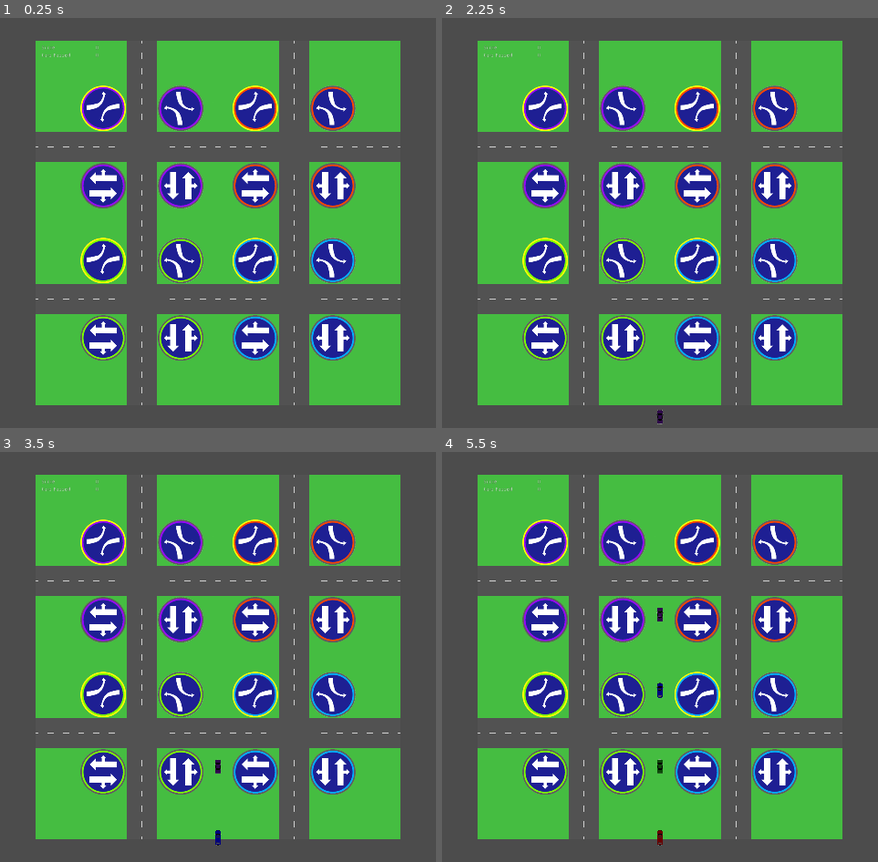
Above: before the commit, frames 1-4 (two rows, left to right).
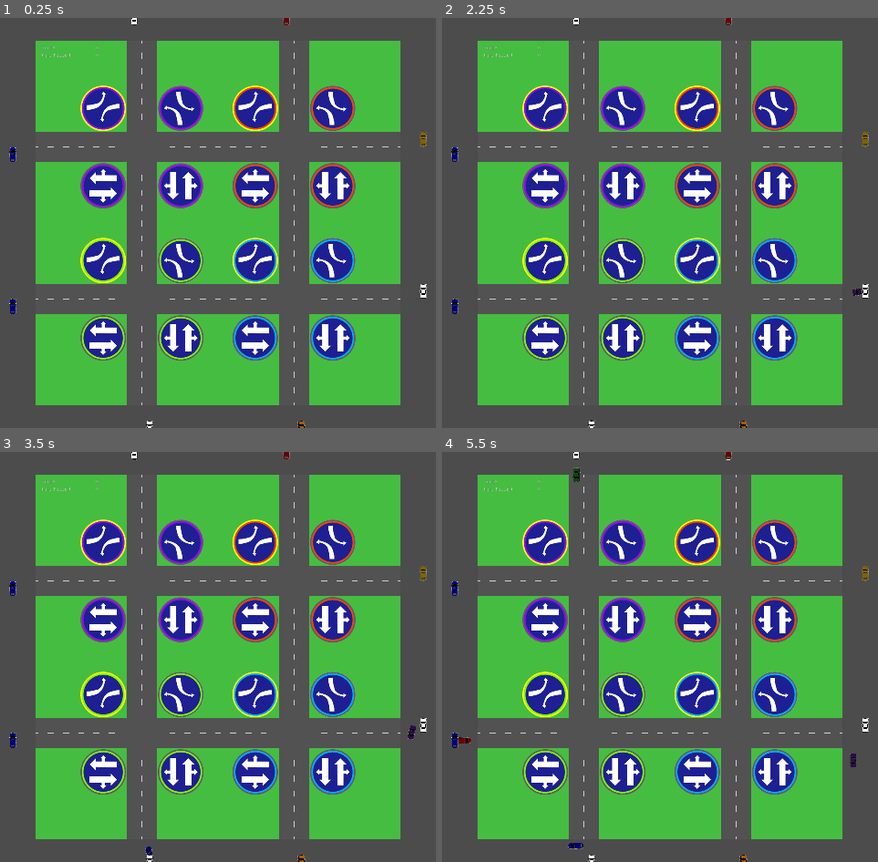
Above: after the commit, the same moments.

Repository: nicohi/terrific-lights-multiplayer
Game: Godot game, scene res://Map.tscn
Same seed, same stepped clock (60 frames per second), same inputs: the game is played once before the commit and once after it.
Inputs (mouse positions are in pixels of both pictures, inside the frame that each line leads up to):
- Up to frame 1 (0.25 s): no input
- Up to frame 2 (2.25 s): tap Enter at 0.5, 2 s; move the mouse to (821, 202) at 0.52 s; click (821, 202) at 0.67 s; tap Space at 1.25 s; move the mouse to (516, 243) at 1.27 s; click (516, 243) at 1.42 s; move the mouse to (734, 132) at 2.02 s; click (734, 132) at 2.17 s
- Up to frame 3 (3.5 s): tap Space at 2.75 s; move the mouse to (183, 739) at 2.77 s; click (183, 739) at 2.92 s
- Up to frame 4 (5.5 s): move the mouse to (outside the picture) at 3.52 s; click (outside the picture) at 3.67 s; move the mouse to (outside the picture) at 4.27 s; click (outside the picture) at 4.42 s; tap Enter at 5 s; move the mouse to (694, 657) at 5.02 s; click (694, 657) at 5.17 s

The runs differ from the first frame. In frame 1, 0.3% of the frame differs, in the area x 2-98%, y 0-100%; in frame 2, 0.4%; in frame 3, 0.5%; in frame 4, 0.7%.

Commit message:
The cars have their speed set to 1 tile per second.

Diff:
--- a/Car/Car.gd
+++ b/Car/Car.gd
@@ -5,6 +5,12 @@
 # this signal is emitted when the car goes out of view
 signal car_exited(car, points)
 signal game_over
+
+enum {
+	STRAIGHT_AHEAD,
+	TURNING,
+	TURNED
+}
 
 # direction vectors
 const LEFT = Vector2(-1, 0)
@@ -13,12 +19,12 @@
 const DOWN = Vector2(0, 1)
 
 # constants for car control
-const ACCELERATION := 100
-const MAX_SPEED := 200
-const TURNING_SPEED := 75
-const FRICTION := 100
+const ACCELERATION := Globals.TILE_SIDE_LEN / 2
+const MAX_SPEED := Globals.TILE_SIDE_LEN
+const TURNING_SPEED_LEFT := Globals.TILE_SIDE_LEN * .875
+const TURNING_SPEED_RIGHT := Globals.TILE_SIDE_LEN * .625
+const FRICTION := Globals.TILE_SIDE_LEN / 2
 const DIRECTIONS := [LEFT, RIGHT, UP]
-const PADDING := 50
 const START_DIR := UP
 const MAX_POINTS := 99
 
@@ -27,9 +33,9 @@
 var direction := Vector2.ZERO # the direction to turn to
 var current_speed := MAX_SPEED
 var speed_modifier := ACCELERATION
-var turn_done := false # true when the turn is complete
 var drive := false # if true, the car can proceed
 var points := MAX_POINTS
+var turn_state := STRAIGHT_AHEAD
 
 var timer: Timer
 
@@ -57,10 +63,32 @@
 	whiteCar2
 ]
 
-onready var start_pos := Vector2(
-	get_viewport_rect().size.x / 2,
-	get_viewport_rect().size.y + PADDING
-)
+onready var zero_corner := get_viewport_rect().size / 2 - Vector2(540, 540)
+onready var start_pos_nwn := zero_corner + Vector2(8 * Globals.TILE_SIDE_LEN, 0)
+onready var start_pos_nww := zero_corner + Vector2(0, 9 * Globals.TILE_SIDE_LEN)
+onready var start_pos_nen := zero_corner + Vector2(18 * Globals.TILE_SIDE_LEN, 0)
+onready var start_pos_nee := zero_corner + Vector2(27 * Globals.TILE_SIDE_LEN, 8 * Globals.TILE_SIDE_LEN)
+onready var start_pos_sww := zero_corner + Vector2(0, 19 * Globals.TILE_SIDE_LEN)
+onready var start_pos_sws := zero_corner + Vector2(9 * Globals.TILE_SIDE_LEN, 27 * Globals.TILE_SIDE_LEN)
+onready var start_pos_ses := zero_corner + Vector2(19 * Globals.TILE_SIDE_LEN, 27 * Globals.TILE_SIDE_LEN)
+onready var start_pos_see := zero_corner + Vector2(27 * Globals.TILE_SIDE_LEN, 18 * Globals.TILE_SIDE_LEN)
+
+onready var south_facing_start_positions = [start_pos_nwn, start_pos_nen]
+onready var east_facing_start_positions = [start_pos_nww, start_pos_sww]
+onready var north_facing_start_positions = [start_pos_ses, start_pos_sws]
+onready var west_facing_start_positions = [start_pos_nee, start_pos_see]
+
+onready var start_positions = [
+	start_pos_nwn,
+	start_pos_nww,
+	start_pos_nen,
+	start_pos_nee,
+	start_pos_see,
+	start_pos_ses,
+	start_pos_sws,
+	start_pos_sww
+]
+
 onready var sprite := $Sprite
 onready var animationPlayer := $AnimationPlayer
 
@@ -87,19 +115,40 @@
 func _get_direction() -> Vector2:
 	return DIRECTIONS[randi() % DIRECTIONS.size()]
 
+func _get_start_direction() -> Vector2:
+	if south_facing_start_positions.has(self.position):
+		return DOWN
+	elif east_facing_start_positions.has(self.position):
+		return RIGHT
+	elif north_facing_start_positions.has(self.position):
+		return UP
+	else:
+		return LEFT
+
+
 # resets the car to be ready to head for a new adventure
 func _reset_car():
+	turn_state = STRAIGHT_AHEAD
+
 	sprite.texture = carTextures[randi() % carTextures.size()]
-	self.position = start_pos
-	input_vector = START_DIR
+
+	self.position = start_positions[randi() % start_positions.size()]
+
+	self.input_vector = _get_start_direction()
+
 	velocity = Vector2.ZERO
+
 	direction = _get_direction()
+
 	current_speed = MAX_SPEED
 	speed_modifier = ACCELERATION
-	turn_done = false
+
 	drive = false
+
 	points = MAX_POINTS
+
 	timer.stop()
+
 	animationPlayer.play("DriveStraight")
 
 # returns true if the car is out of the screens view
@@ -107,32 +156,52 @@
 	var window_size = get_viewport_rect().size
 
 	return (
-		self.position.y < -PADDING or
-		self.position.y > window_size.y + PADDING or
-		self.position.x < -PADDING or
-		self.position.x > window_size.x + PADDING
+		self.position.y < -5 or
+		self.position.y > 540 * 2 + 5 or
+		self.position.x < zero_corner.x - 5 or
+		self.position.x > zero_corner.x + 540 * 2 + 5
 	)
 
+func _make_a_turn():
+	match direction:
+		RIGHT:
+			animationPlayer.play("TurnRight")
+			current_speed = TURNING_SPEED_RIGHT
+			input_vector = input_vector.rotated(PI / 2)
+
+		LEFT:
+			animationPlayer.play("TurnLeft")
+			current_speed = TURNING_SPEED_LEFT
+			input_vector = input_vector.rotated(3 * PI / 2)
+
+		_:
+			animationPlayer.play("DriveStraight")
+			current_speed = MAX_SPEED
+
+	speed_modifier = FRICTION
+	turn_state = TURNING
+
+func _finish_turning():
+	animationPlayer.play("DriveStraight")
+
+	current_speed = MAX_SPEED
+	speed_modifier = ACCELERATION
+
+	turn_state = STRAIGHT_AHEAD
+	direction = _get_direction()
+
 func _set_speed_and_direction():
-	if self.position.y <= 2 * OS.window_size.y / 3 and direction != DIRECTIONS[2]:
-		match direction:
-			RIGHT:
-				animationPlayer.play("TurnRight")
-			LEFT:
-				animationPlayer.play("TurnLeft")
-			_:
-				animationPlayer.play("DriveStraight")
-
-		current_speed = TURNING_SPEED
-		speed_modifier = FRICTION
-
-	if turn_done:
-		animationPlayer.play("DriveStraight")
-		current_speed = MAX_SPEED
-		speed_modifier = ACCELERATION
-
-	if self.position.y <= OS.window_size.y / 2:
-		input_vector = direction
+	match turn_state:
+		STRAIGHT_AHEAD:
+			if randf() < .002:
+				_make_a_turn()
+
+		TURNING:
+			if velocity.normalized() == input_vector:
+				turn_state = TURNED
+
+		TURNED:
+			_finish_turning()
 
 func _move(delta):
 	velocity = velocity.move_toward(input_vector * current_speed, speed_modifier * delta)
@@ -142,12 +211,6 @@
 func _rotate():
 	var target_angle := atan2(velocity.x, velocity.y) - PI
 	self.rotation = -target_angle
-
-	if (
-		stepify(self.rotation, .01) == stepify(PI / 2, .01) or
-		stepify(self.rotation, .01) == stepify(3 * PI / 2, .01)
-	):
-		turn_done = true
 
 func _physics_process(delta):
 	if not drive:
--- /dev/null
+++ b/Globals.gd
@@ -0,0 +1,3 @@
+extends Node
+
+const TILE_SIDE_LEN = 40
--- a/Map/Map.gd
+++ b/Map/Map.gd
@@ -1,6 +1,6 @@
 extends Node2D
 
-const N_CARS = 64
+const N_CARS = 128
 
 
 var cars = []
--- a/Road.gd
+++ b/Road.gd
@@ -24,6 +24,7 @@
 			tileIsRoad = false
 	var tile_scene = load("res://Tile.tscn")
 	var start = get_viewport_rect().size / 2 - Vector2(540, 540)
+
 	var x_pos = start.x
 	var y_pos = start.y
 	for x in range(28):
@@ -35,8 +36,8 @@
 				add_child(tile)
 				tile.position.x = x_pos
 				tile.position.y = y_pos
-			y_pos += 40
-		x_pos += 40
+			y_pos += Globals.TILE_SIDE_LEN
+		x_pos += Globals.TILE_SIDE_LEN
 
 func _ready():
 	setUpTiles()
--- a/project.godot
+++ b/project.godot
@@ -42,6 +42,10 @@
 run/main_scene="res://Map.tscn"
 config/icon="res://icon.png"
 
+[autoload]
+
+Globals="*res://Globals.gd"
+
 [display]
 
 window/size/width=1920
Not shown, added: export_presets.cfg
